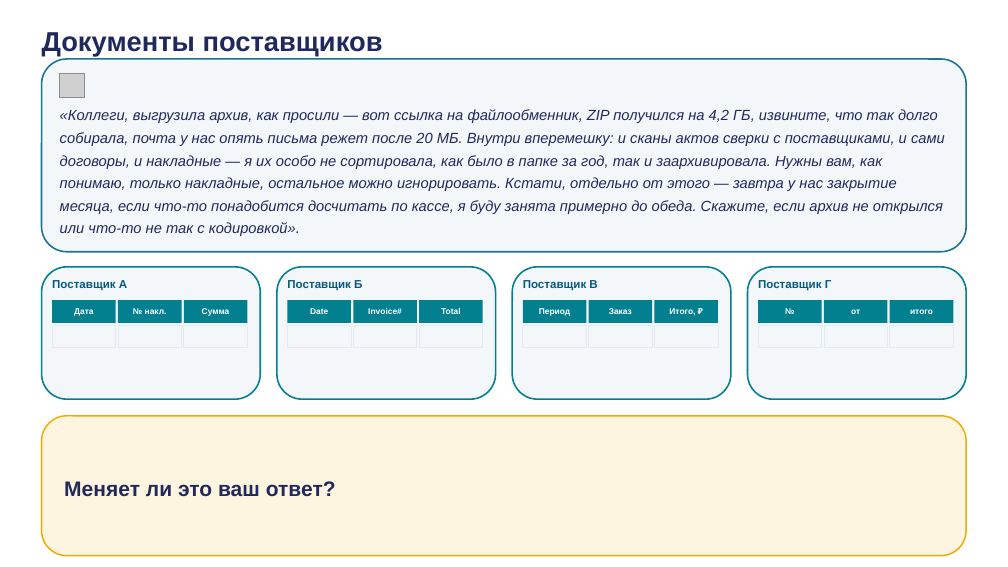
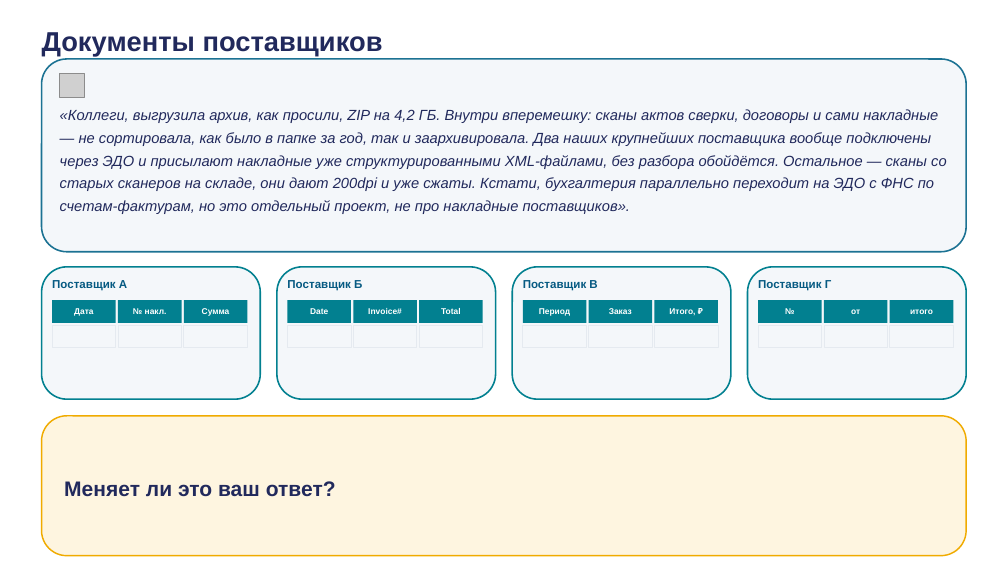
Before and after one commit to tellina-study/AI-usage-lessons, a slide deck: slide 5 of library/seminars/sem-02/rendered/sem-02.pptx. Drawn at 1008x567 pixels with LibreOffice and Linux fonts; fonts in the diff are those of the drawing; grey boxes stand for pictures. Boxes give left, top, right and bottom in pixels: in the first picture for what was removed or moved away, otherwise in the second. Text is boxed around its words. In the diff, an @@ line names an element or a change of style, - is before the commit and + after.

```diff
--- a/library/seminars/sem-02/rendered/sem-02.pptx
+++ b/library/seminars/sem-02/rendered/sem-02.pptx
@@ text at bbox=[60, 109, 947, 214]: text changed @@
-«Коллеги, выгрузила архив, как просили — вот ссылка на файлообменник, ZIP получился на 4,2 ГБ, извините, что так долго собирала, почта у нас опять письма режет после 20 МБ. Внутри вперемешку: и сканы актов сверки с поставщиками, и сами договоры, и накладные — я их особо не сортировала, как было в папке за год, так и заархивировала. Нужны вам, как понимаю, только накладные, остальное можно игнорировать. Кстати, отдельно от этого — завтра у нас закрытие месяца, если что-то понадобится досчитать по кассе, я буду занята примерно до обеда. Скажите, если архив не открылся или что-то не так с кодировкой».
+«Коллеги, выгрузила архив, как просили, ZIP на 4,2 ГБ. Внутри вперемешку: сканы актов сверки, договоры и сами накладные — не сортировала, как было в папке за год, так и заархивировала. Два наших крупнейших поставщика вообще подключены через ЭДО и присылают накладные уже структурированными XML-файлами, без разбора обойдётся. Остальное — сканы со старых сканеров на складе, они дают 200dpi и уже сжаты. Кстати, бухгалтерия параллельно переходит на ЭДО с ФНС по счетам-фактурам, но это отдельный проект, не про накладные поставщиков».
```
Also in this commit, not shown: 14 other slides changed, 35 other files.
